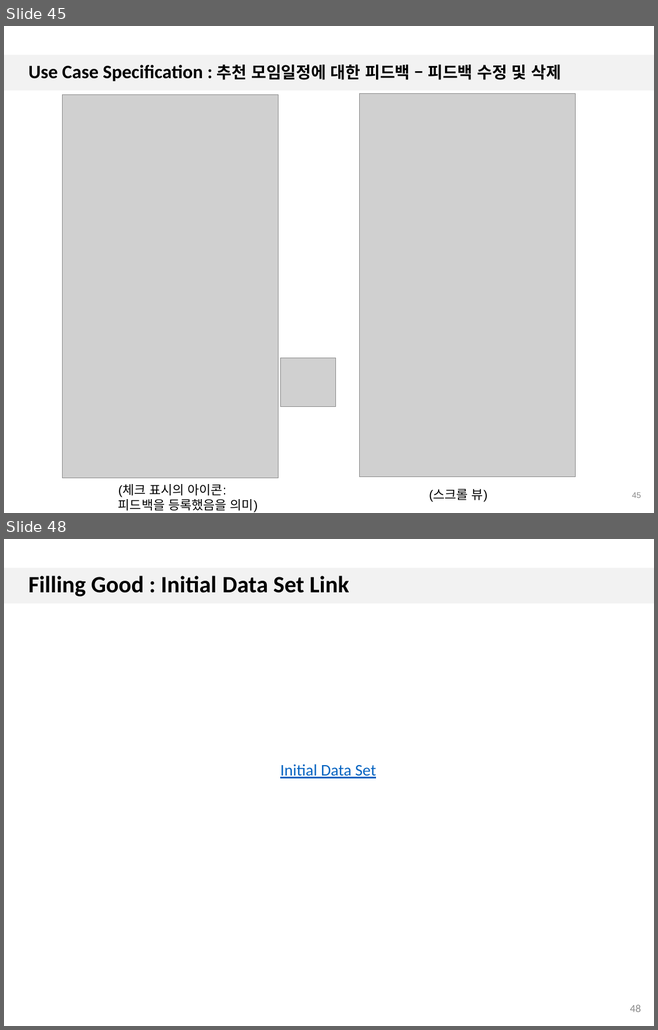
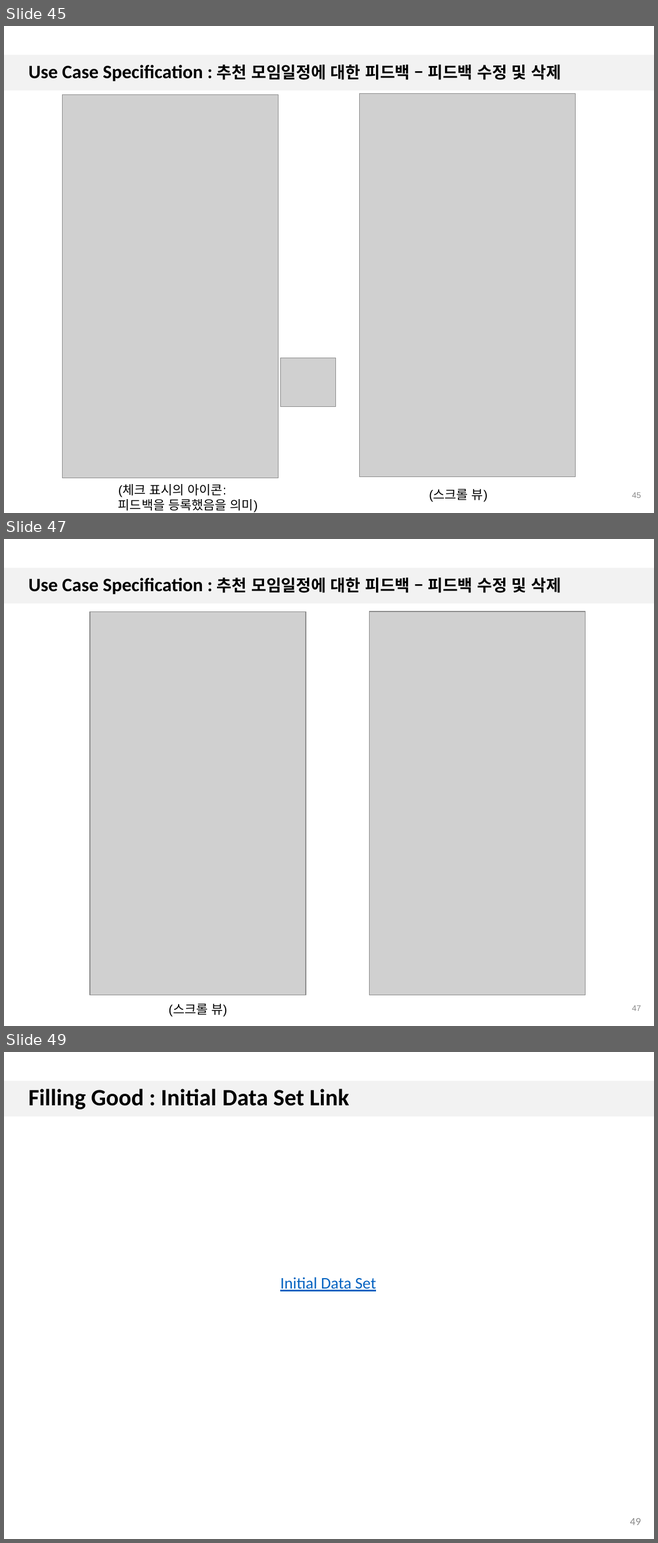
Before and after one commit to 7hong13/FillingGood, a slide deck: SRS/1.4/4팀_일정추천앱_UC_Spec_1.4.pptx. Shown one above the other, each under a label of ours: slides 45 and 48 before the commit, slides 45, 47 and 49 after it; the slides between them are not shown. The pictures are 658x1030 and 658x1543 pixels, drawn with LibreOffice and Linux fonts; fonts in the diff are those of the drawing; grey boxes stand for pictures; background and template pictures are left out. Boxes give left, top, right and bottom in pixels: in the first picture for what was removed or moved away, otherwise in the second. Text is boxed around its words. In the diff, an @@ line names an element or a change of style, - is before the commit and + after.

Commit message:
12.07 SRS 1.4 수정

```diff
--- a/SRS/1.4/4팀_일정추천앱_UC_Spec_1.4.pptx
+++ b/SRS/1.4/4팀_일정추천앱_UC_Spec_1.4.pptx
@@ slide 47 added at (4,539,654,1026), background #FFFFFF; not listed: 1 template element that a slide beside it also shows @@
@@ title added at (28,577,561,594), 21 pt, text #000000, bold @@
+Use Case Specification : 추천 모임일정에 대한 피드백 – 피드백 수정 및 삭제
@@ picture added at (90,611,306,995) @@
@@ picture added at (369,611,585,995) @@
@@ text added at (169,1004,227,1017), 14 pt, text #000000 @@
+(스크롤 뷰)
@@ page number added at (632,1005,641,1011), 9 pt, text #898989 @@
+47
@@ what was slide 48 is now slide 49 @@
@@ page number at (630,1518,641,1525): text changed @@
-48
+49
```
Also in this commit, not shown: 6 slides changed.
